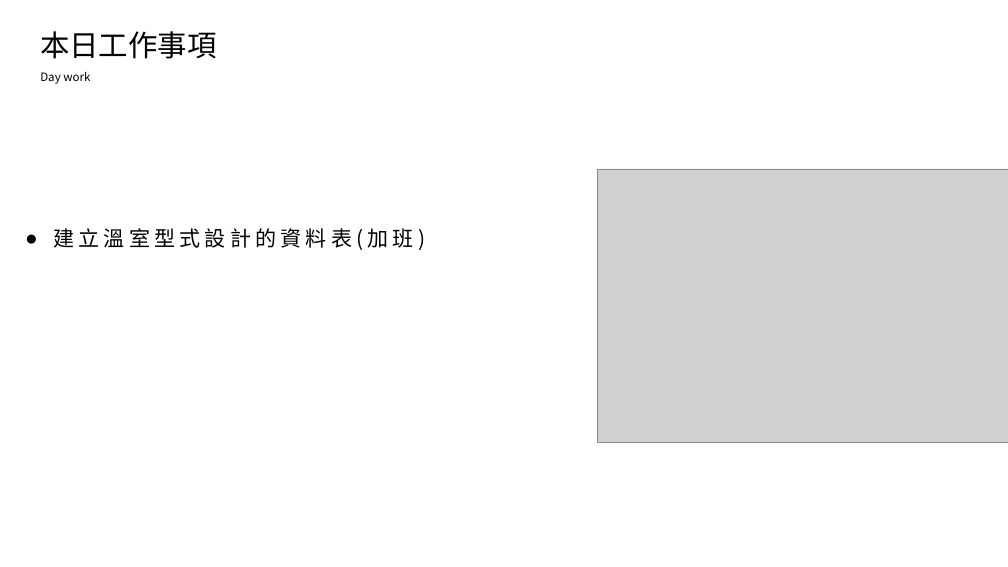
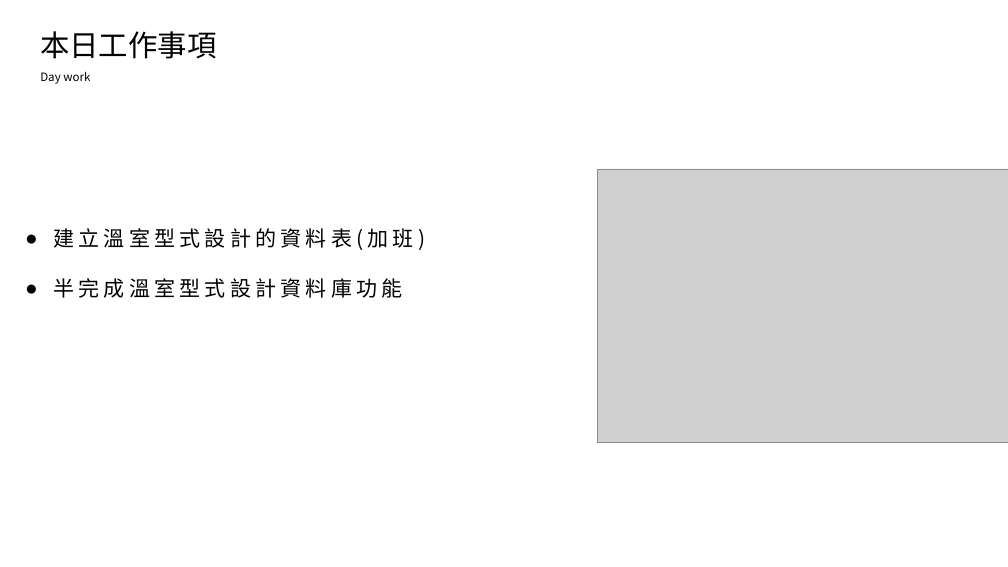
Before and after one commit to king637324/KnowledgeGreenhouseSystem, a slide deck: slide 2 of 工作日報_葉柏漢/2021.08/2021.08.16(加班)~2021.08.17工作日報_葉柏漢.pptx. Drawn at 1008x567 pixels with LibreOffice and Linux fonts; fonts in the diff are those of the drawing; grey boxes stand for pictures. Boxes give left, top, right and bottom in pixels: in the first picture for what was removed or moved away, otherwise in the second. Text is boxed around its words. In the diff, an @@ line names an element or a change of style, - is before the commit and + after.

```diff
--- a/工作日報_葉柏漢/2021.08/2021.08.16(加班)~2021.08.17工作日報_葉柏漢.pptx
+++ b/工作日報_葉柏漢/2021.08/2021.08.16(加班)~2021.08.17工作日報_葉柏漢.pptx
@@ text at (53,278,402,298): paragraph added @@
+● 半完成溫室型式設計資料庫功能
```
Also in this commit, not shown: 1 other slide changed, 1 slide added, 9 other files.
